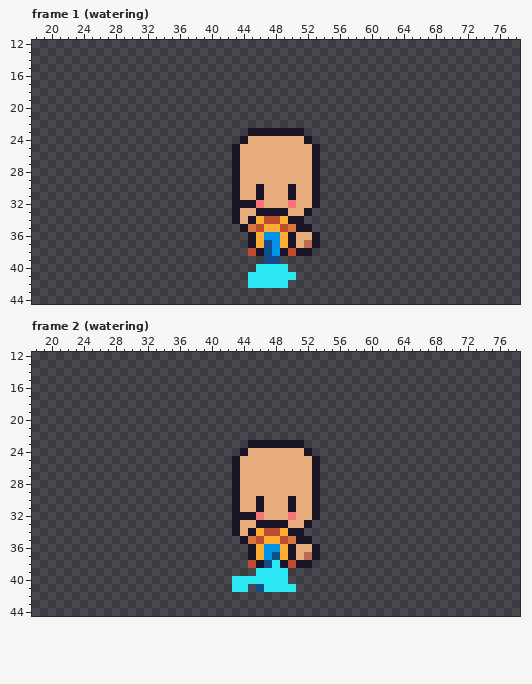
Two states of a pixel-art file, PixelFantasy/Assets/Art/Kinling/Human/KinlingHumanWithoutArms.aseprite. The first picture shows the starting point.
96x64 pixels, 69 frames. Colours within 5 levels of each other are drawn and written as one. Shown: frame 1 (watering): x 18..78, y 12..44; frame 2 (watering): x 18..78, y 12..44. The commit also changed other frames, which this record leaves out.
The same view after the edit:
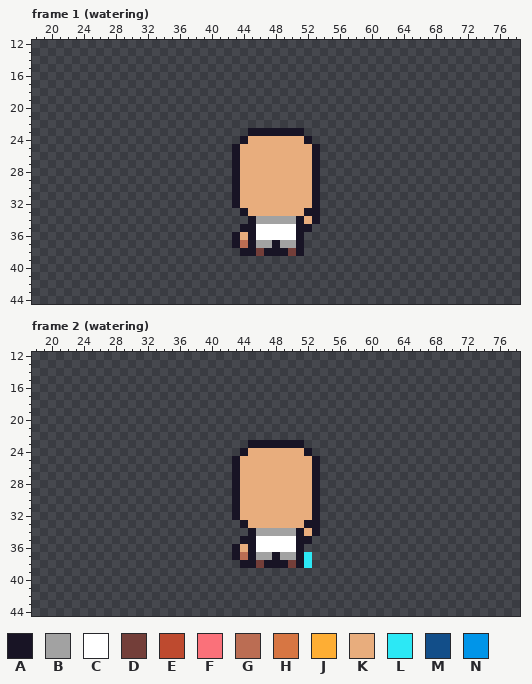
Palette (. is transparent): A #181425  B #a2a2a2  C #ffffff  D #733e39  E #be4a2f  F #fa717a  G #bb6d53  H #d77643  J #feae34  K #e8ad7d  L #2ce8f5  M #124e89  N #0095e9
From old to new:
layer "Down/Base" now hidden
layer "Down/Hands" now hidden
layer "Down/Blush" now hidden
layer "Down/ClothingBottom" now hidden
layer "Down/ClothingTop" now hidden
layer "Down/Tools" now hidden
layer "Up/Base" now shown
layer "Up/Hands" now shown
layer "Up/ClothingBottom" now shown
layer "Up/ClothingTop" now shown
layer "Up/Tools" now shown
Frame 1 (watering):
y 30..31: x 46 A -> K; x 50 A -> K
y 32: x 44..46 AAF -> KKK; x 50 F -> K
y 33: x 43..44 AK -> .A; x 46..49 AAAA -> KKKK; x 53 . -> A
y 34: x 43..44 AK -> ..; x 46..50 JEEJA -> BBBBB; x 52..53 .. -> KA
y 35: x 45..50 HEJJEH -> ACCCCC
y 36: x 43..44 .. -> AK; x 46..53 JNNJAKKA -> CCCCCA..
y 37: x 43..44 .. -> AG; x 46..53 JMNJAKGA -> BBABBA..
y 38: x 44..48 .EAMN -> AADAA; x 50 E -> D; x 52 A -> .
y 39: x 47..48 MM -> ..
y 40: x 46..49 LLLL -> ....
y 41: x 45..50 LLLLLL -> ......
y 42: x 45..49 LLLLL -> .....
Frame 2 (watering):
y 30..31: x 46 A -> K; x 50 A -> K
y 32: x 44..46 AAF -> KKK; x 50 F -> K
y 33: x 43..44 AK -> .A; x 46..49 AAAA -> KKKK; x 53 . -> A
y 34: x 43..44 AK -> ..; x 46..50 JEEJA -> BBBBB; x 52..53 .. -> KA
y 35: x 45..50 HEJJEH -> ACCCCC
y 36: x 43..44 .. -> AK; x 46..53 JNNJAKKA -> CCCCCA..
y 37: x 43..44 .. -> AG; x 46..53 JNMJAKGA -> BBABBAL.
y 38: x 44..48 .EAML -> AADAA; x 50 E -> D; x 52 A -> L
y 39: x 46..49 LLLL -> ....
y 40: x 43..49 LLLLLLL -> .......
y 41: x 43..44 LL -> ..; x 46..50 MLLLL -> .....
Pixel boxes of the changes (left, top, right, bottom) in both pictures:
changed: (232, 184, 320, 288)
changed: (232, 496, 320, 592)
